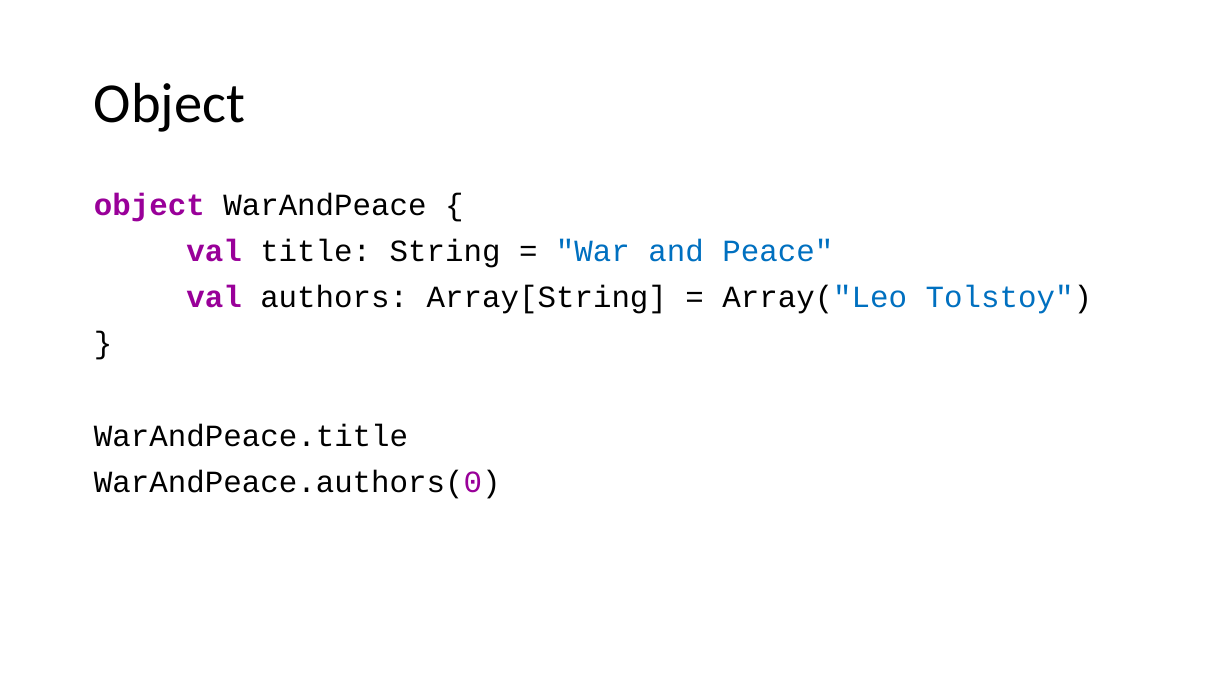
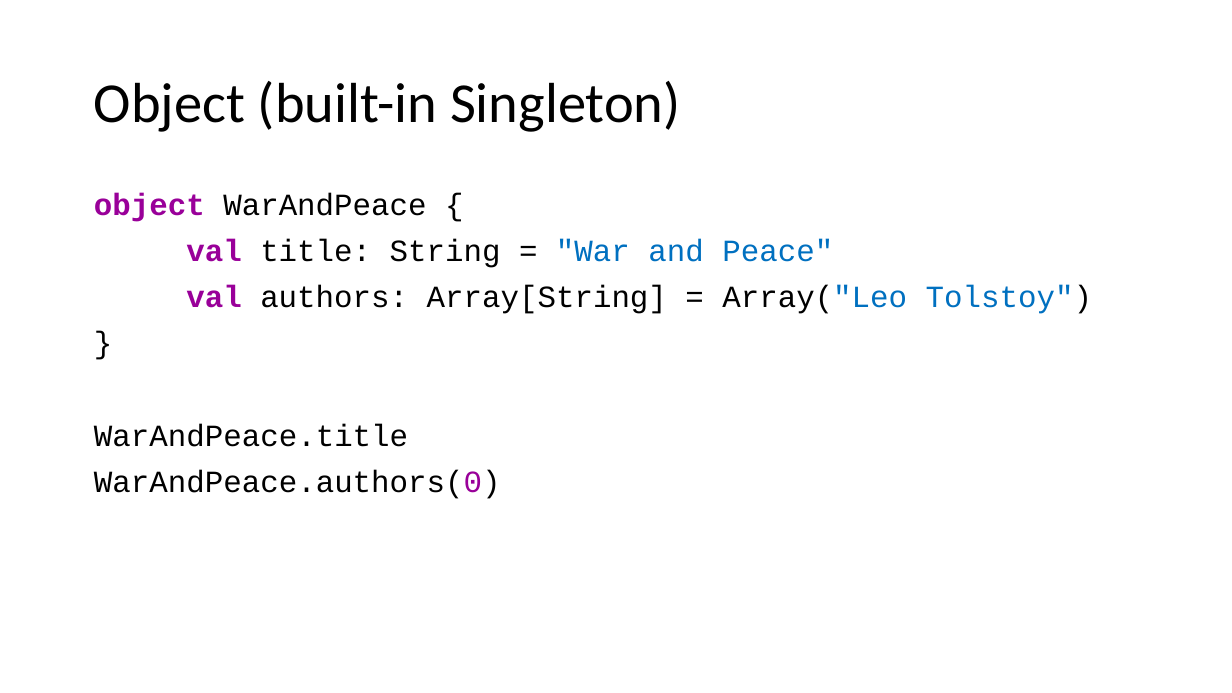
Before and after one commit to alexandrejbr/Scala.FirstSteps.Demos, a slide deck: slide 22 of Scala First Steps.pptx. Drawn at 1232x693 pixels with LibreOffice and Linux fonts; fonts in the diff are those of the drawing. Boxes give left, top, right and bottom in pixels: in the first picture for what was removed or moved away, otherwise in the second. Text is boxed around its words. In the diff, an @@ line names an element or a change of style, - is before the commit and + after.

```diff
--- a/Scala First Steps.pptx
+++ b/Scala First Steps.pptx
@@ title at (x1=94, y1=81, x2=681, y2=132): text changed @@
-Object
+Object (built-in Singleton)
```
Also in this commit, not shown: 6 other slides changed.
